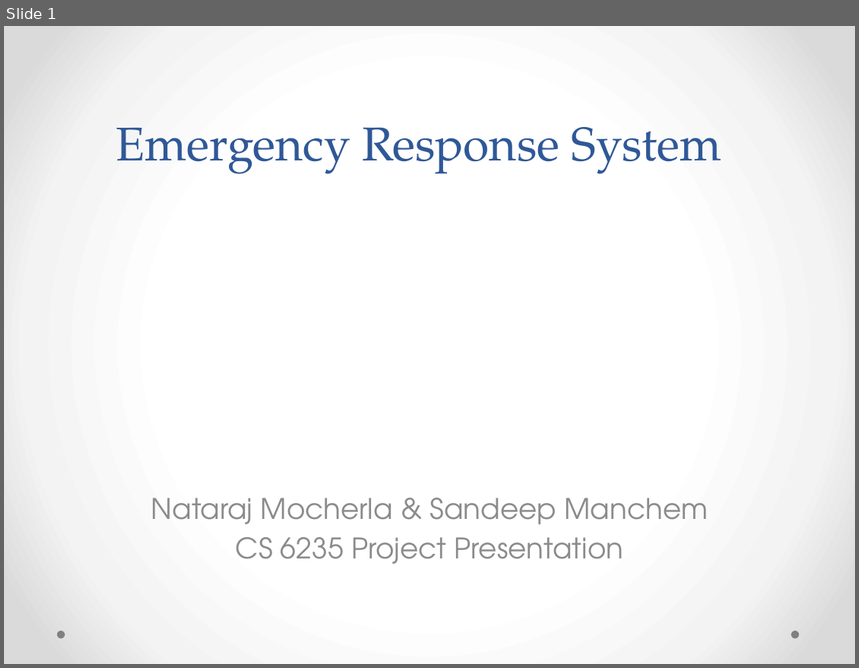
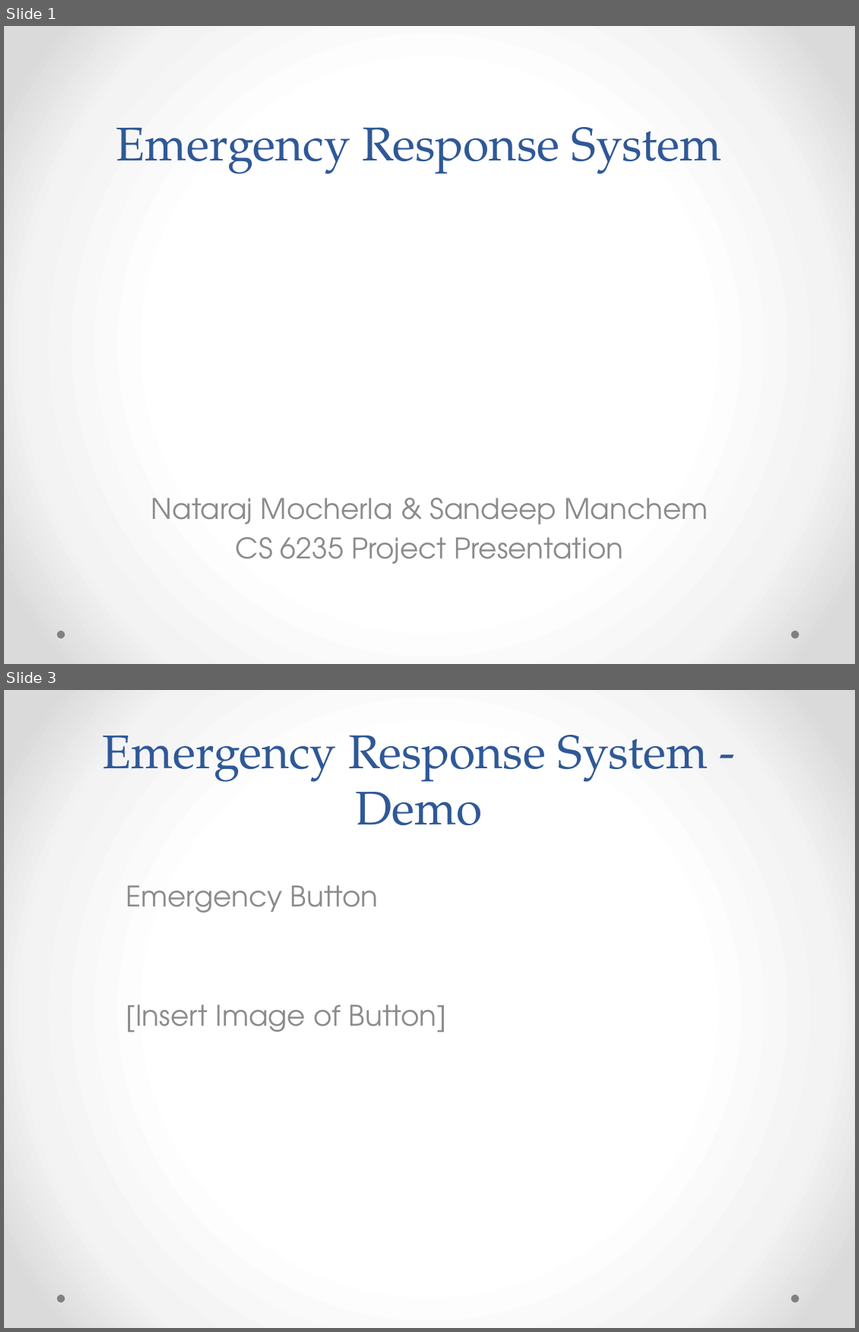
Before and after one commit to natrajkaushik/EmergencyResponseSystem, a slide deck: presentation/Emergency Response System.pptx. Shown one above the other, each under a label of ours: slide 1 before the commit, slides 1 and 3 after it; the slides between them are not shown. The pictures are 859x668 and 859x1332 pixels, drawn with LibreOffice and Linux fonts; fonts in the diff are those of the drawing. Boxes give left, top, right and bottom in pixels: in the first picture for what was removed or moved away, otherwise in the second. Text is boxed around its words. In the diff, an @@ line names an element or a change of style, - is before the commit and + after.

Commit message:
Added demo slides to ppt.

```diff
--- a/presentation/Emergency Response System.pptx
+++ b/presentation/Emergency Response System.pptx
@@ slide 3 added at (4, 690, 855, 1328), background gradient #FFFFFF to #F4F4F4 to #DADADA; not listed: 2 template elements that a slide beside it also shows @@
@@ title added at (103, 735, 709, 826), 40 pt, text #2F5897 @@
+Emergency Response System - Demo
@@ subtitle added at (126, 885, 447, 1032), 24 pt, text #8C8C8C @@
+Emergency Button
+[Insert Image of Button]
```
Also in this commit, not shown: 4 other slides added.
